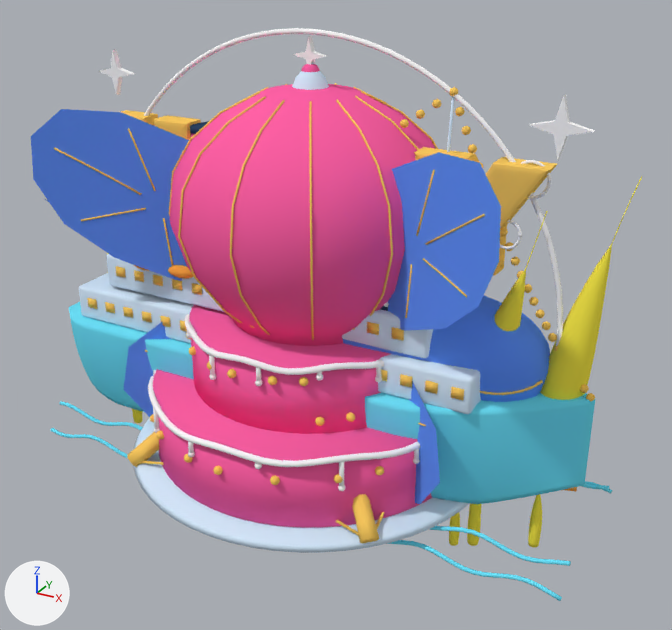
Two versions of the Blender file assets/drone-formations.blend, one commit apart.
Camera for both pictures: a 50 mm lens placed at (21.2, -36.3, 17.2), pointed at (1.2, 0.1, -1.0). Lighting does not change. The marker at lower left points along +X, +Y and +Z. The first picture is the older version.

Names of what the first picture shows: 'Decks', 'Envelope', 'Flame sculpture.008', 'Forewing', 'Forewing.001', 'HAPPY', 'Hull', 'Load tapes', 'Plate', 'Tier 1', 'Tier 2', 'Whale body' and 28 more.
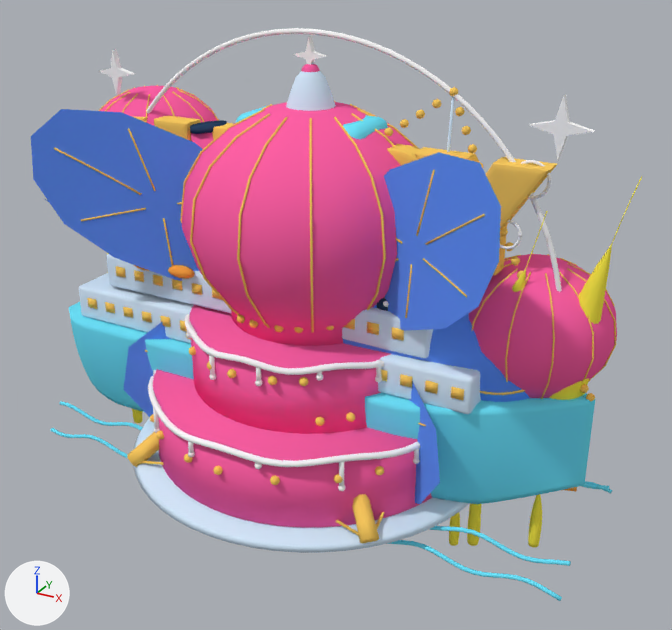
Changed parts and their boxes (x1, y1, x2, y2) in the pictures (672 x 630 px):
'Envelope', rescaled (13% narrower, 10% shorter): before (170, 84, 436, 338); after (182, 102, 413, 330)
'Envelope 3', added (pink): after (469, 254, 617, 398)
'Load tapes', reshaped (11% narrower, 10% shorter): before (169, 83, 438, 340); after (180, 101, 418, 333)
'Envelope 2', added (pink): after (100, 85, 219, 126)
'Load tapes 3', added: after (471, 253, 616, 399)
'Load tapes 2', added (mostly hidden): after (98, 85, 218, 122)
part 2 of me_load_tapes, rebuilt (mostly hidden): before (235, 87, 268, 104); after (262, 104, 272, 109)
part 3 of me_load_tapes, rebuilt: before (361, 91, 438, 149); after (357, 108, 418, 148)
part 4 of me_load_tapes, rebuilt (9% narrower, 11% shorter): before (178, 96, 266, 321); after (190, 114, 270, 315)
part 5 of me_load_tapes, rebuilt (10% shorter): before (309, 101, 314, 340); after (309, 118, 314, 333)
part 6 of me_load_tapes, rebuilt (mostly hidden): before (355, 96, 420, 150); after (351, 113, 396, 147)
part 7 of me_load_tapes, rebuilt (7% narrower, 9% shorter): before (169, 91, 260, 216); after (180, 109, 265, 223)
part 8 of me_load_tapes, rebuilt (mostly hidden): before (353, 87, 388, 104); after (350, 104, 377, 117)
part 9 of me_load_tapes, rebuilt (9% narrower, 10% shorter): before (230, 100, 285, 335); after (237, 117, 287, 328)
part 10 of me_load_tapes, rebuilt (9% narrower, 11% shorter): before (336, 99, 393, 316); after (334, 117, 386, 310)
'Flame sculpture.008', unchanged, covered by the edit: before (540, 176, 642, 400); after (549, 176, 642, 400)

What changed in the scene script:
```text
Change me_envelope:
    used by ob_envelope; location = (0.0, 0.0, 0.0); rotation_euler = (1.571, 0.0, 0.0), in degrees (90, 0, 0)
    remove me_envelope.from_pydata(...)  # 480 vertices, 434 faces; spans x -6.6..6.6, y -3.2..10.0, z -6.6..6.6
    add me_envelope.from_pydata(...)  # 480 vertices, 434 faces; spans x -6.07..6.07, y -2.94..9.2, z -6.07..6.07
    me_envelope part 1: the whole mesh is scaled about the mesh origin by 0.92
Change me_load_tapes:
    used by ob_load_tapes; location = (0.0, 0.0, 0.0); rotation_euler = (1.571, 0.0, 0.0), in degrees (90, 0, 0)
    remove me_load_tapes.from_pydata(...)  # 540 vertices, 504 faces; spans x -6.7..6.71, y -3.24..9.64, z -6.71..6.71
    add me_load_tapes.from_pydata(...)  # 540 vertices, 504 faces; spans x -6.17..6.18, y -2.99..8.88, z -6.18..6.18
    me_load_tapes part 2: the loose piece of 45 vertices spanning x -6.7..-1.13, y -3.23..9.64, z -0.05..0.05 is rebuilt with 45 vertices and now spans x -6.17..-1.03, y -2.98..8.87, z -0.05..0.05
    me_load_tapes part 3: the loose piece of 45 vertices spanning x 0.97..5.82, y -3.24..9.64, z -3.38..-0.54 is rebuilt with 45 vertices and now spans x 0.88..5.36, y -2.99..8.88, z -3.12..-0.48
    me_load_tapes part 4: the loose piece of 45 vertices spanning x -3.37..-0.54, y -3.24..9.64, z 0.97..5.82 is rebuilt with 45 vertices and now spans x -3.11..-0.49, y -2.99..8.88, z 0.88..5.36
    me_load_tapes part 5: the loose piece of 45 vertices spanning x 0.54..3.38, y -3.24..9.64, z 0.97..5.82 is rebuilt with 45 vertices and now spans x 0.48..3.12, y -2.98..8.87, z 0.88..5.36
    me_load_tapes part 6: the loose piece of 45 vertices spanning x 1.13..6.71, y -3.24..9.64, z -0.05..0.05 is rebuilt with 45 vertices and now spans x 1.04..6.18, y -2.99..8.88, z -0.05..0.05
    me_load_tapes part 7: the loose piece of 45 vertices spanning x -5.81..-0.97, y -3.24..9.64, z 0.54..3.38 is rebuilt with 45 vertices and now spans x -5.35..-0.89, y -2.99..8.88, z 0.48..3.12
    me_load_tapes part 8: the loose piece of 45 vertices spanning x 0.54..3.38, y -3.24..9.64, z -5.82..-0.97 is rebuilt with 45 vertices and now spans x 0.48..3.12, y -2.98..8.87, z -5.36..-0.88
    me_load_tapes part 9: the loose piece of 45 vertices spanning x -0.04..0.05, y -3.24..9.64, z 1.13..6.71 is rebuilt with 45 vertices and now spans x -0.05..0.06, y -2.99..8.88, z 1.03..6.18
    me_load_tapes part 10: the loose piece of 45 vertices spanning x 0.97..5.82, y -3.24..9.64, z 0.54..3.38 is rebuilt with 45 vertices and now spans x 0.88..5.36, y -2.99..8.88, z 0.48..3.12
    other edits to the shape of me_load_tapes do not show in these pictures
Add ob_load_tapes_3:
    ob_load_tapes_3 = bpy.data.objects.new('Load tapes 3', me_load_tapes_3)  # 540 vertices, 504 faces; spans x 6.91..14.3, y -4.19..2.91, z -5.2..2.2; in mat_gold (orange #ffce61)
    ob_load_tapes_3.location = (0.0, 0.0, 0.0)
    ob_load_tapes_3.rotation_euler = (1.571, 0.0, 0.0)  # degrees (90, 0, 0)
Add ob_envelope_3:
    ob_envelope_3 = bpy.data.objects.new('Envelope 3', me_envelope_3)  # 480 vertices, 434 faces; spans x 6.97..14.23, y -4.16..3.1, z -5.13..2.13; in mat_pink (pink #ff61a6)
    ob_envelope_3.location = (0.0, 0.0, 0.0)
    ob_envelope_3.rotation_euler = (1.571, 0.0, 0.0)  # degrees (90, 0, 0)
Add ob_load_tapes_2:
    ob_load_tapes_2 = bpy.data.objects.new('Load tapes 2', me_load_tapes_2)  # 540 vertices, 504 faces; spans x -14.29..-6.9, y 1.41..8.51, z -5.7..1.7; in mat_gold (orange #ffce61)
    ob_load_tapes_2.location = (0.0, 0.0, 0.0)
    ob_load_tapes_2.rotation_euler = (1.571, 0.0, 0.0)  # degrees (90, 0, 0)
Add ob_envelope_2:
    ob_envelope_2 = bpy.data.objects.new('Envelope 2', me_envelope_2)  # 480 vertices, 434 faces; spans x -14.23..-6.97, y 1.44..8.7, z -5.63..1.63; in mat_pink (pink #ff61a6)
    ob_envelope_2.location = (0.0, 0.0, 0.0)
    ob_envelope_2.rotation_euler = (1.571, 0.0, 0.0)  # degrees (90, 0, 0)
```
